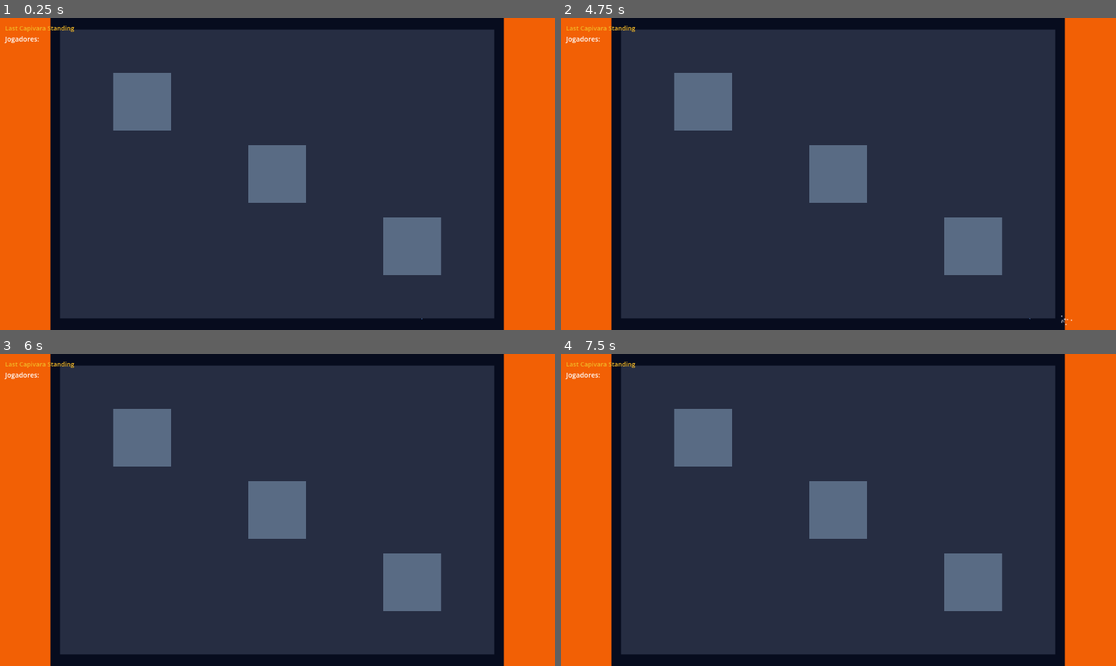
Above: before the commit, frames 1-4 (two rows, left to right).
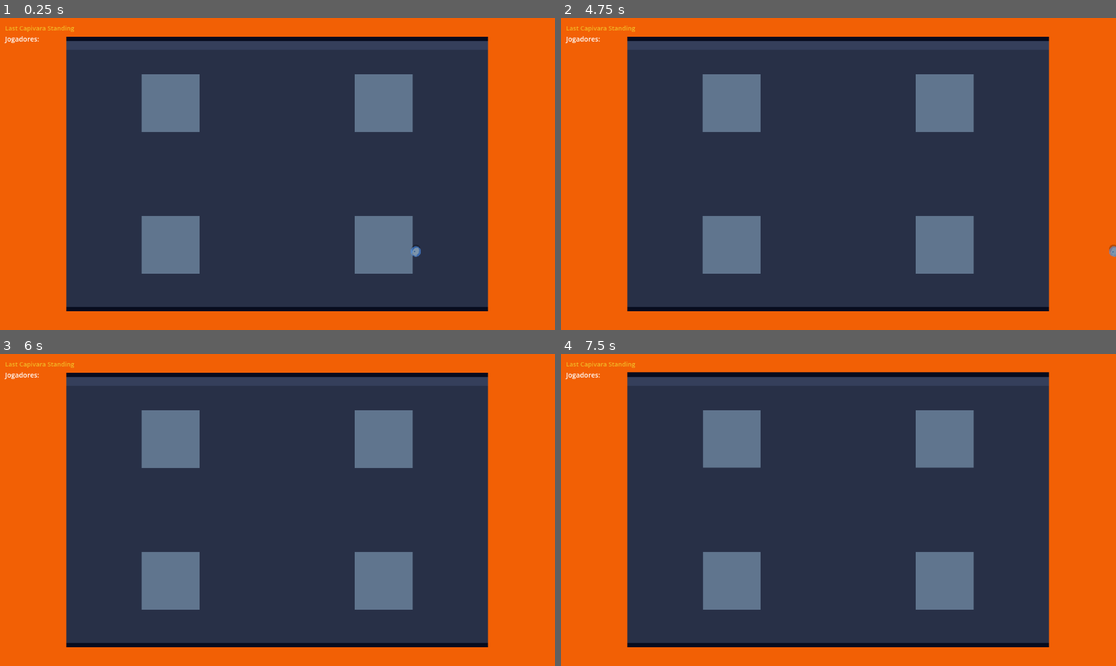
Above: after the commit, the same moments.

Repository: rodrigo-moreira-dev/capibraba
Game: Godot game, scene res://scenes/levels/magnet_arena.tscn
Same seed, same stepped clock (60 frames per second), same inputs: the game is played once before the commit and once after it. This scene is started directly instead of the project's main scene.
Inputs (mouse positions are in pixels of both pictures, inside the frame that each line leads up to):
- Up to frame 1 (0.25 s): no input
- Up to frame 2 (4.75 s): tap Enter at 0.5, 2, 3.5 s; move the mouse to (960, 158) at 0.52 s; hold D (move_right) 0.53-1.28 s; hold E (punch) 0.53-1.28 s; tap Shift (dash) at 0.6, 1.55, 3.05, 4.55 s; tap Space (jump) at 0.77, 1.25, 1.52, 2.75, 3.02, 3.77, 4.25, 4.52 s; move the mouse to (727, 189) at 1.27 s; hold S (move_back) 1.28-2.03 s; tap E (punch) at 1.35, 2.3, 3.8 s; move the mouse to (894, 105) at 2.02 s; hold D (move_right) 2.03-2.78 s; hold F (ability_freeze) 2.03-2.78 s; move the mouse to (810, 236) at 2.77 s; hold W (move_forward) 2.78-3.53 s; tap G (ability_grapple) at 2.85 s; move the mouse to (1005, 220) at 3.52 s; hold V (ability_ground_pound) 3.53-4.28 s; hold A (move_left) from 3.53 s (still down); move the mouse to (672, 127) at 4.27 s; tap B (ability_mine) at 4.35 s
- Up to frame 3 (6 s): move the mouse to (305, 510) at 5.02 s; release A (move_left) at 5.03 s; hold S (move_back) 5.03-5.78 s; hold T (ability_teleport) 5.03-5.78 s; tap E (punch) at 5.3 s; move the mouse to (194, 432) at 5.77 s; hold D (move_right) from 5.78 s (still down); tap Shift (dash) at 5.85 s
- Up to frame 4 (7.5 s): tap Space (jump) at 6.02, 6.77 s; move the mouse to (960, 494) at 6.52 s; release D (move_right) at 6.53 s; hold W (move_forward) 6.53-7.28 s; hold Ctrl (guard) 6.53-7.28 s; tap E (punch) at 6.8, 7.35 s; move the mouse to (727, 525) at 7.27 s; hold D (move_right) from 7.28 s (still down)

The runs differ from the first frame. In frame 1, 29% of the frame differs, in the area x 9-91%, y 0-100%; in frame 2, 29%, in the area x 9-100%, y 0-100%; in frame 3, 29%; in frame 4, 29%.

Commit message:
feat: alterações para 2D topdown

Diff:
--- a/scenes/levels/hellball_topdown.tscn
+++ b/scenes/levels/hellball_topdown.tscn
@@ -27,10 +27,7 @@
 color = Color(0.07, 0.03, 0.02, 1)
 polygon = PackedVector2Array(-900, -600, 900, -600, 900, 600, -900, 600)
 
-[node name="SafePlatform" type="StaticBody2D" parent="."]
-
-[node name="Collision" type="CollisionShape2D" parent="SafePlatform"]
-shape = SubResource("Shape_platform")
+[node name="SafePlatform" type="Node2D" parent="."]
 
 [node name="Visual" type="Polygon2D" parent="SafePlatform"]
 color = Color(0.24, 0.20, 0.17, 1)
--- a/scenes/levels/magnet_arena.tscn
+++ b/scenes/levels/magnet_arena.tscn
@@ -6,68 +6,77 @@
 [ext_resource type="PackedScene" path="res://scenes/ui/pause_menu.tscn"          id="4_pm"]
 [ext_resource type="PackedScene" path="res://scenes/player/magnet_topdown_player.tscn" id="5_mp"]
 
-[sub_resource type="RectangleShape2D" id="Shape_platform"]
-size = Vector2(900, 600)
-
-[sub_resource type="RectangleShape2D" id="Shape_obstacle"]
-size = Vector2(120, 120)
+[sub_resource type="RectangleShape2D" id="Shape_core"]
+size = Vector2(26, 26)
 
 [sub_resource type="RectangleShape2D" id="Shape_lava_top"]
-size = Vector2(1500, 160)
+size = Vector2(460, 32)
 
 [sub_resource type="RectangleShape2D" id="Shape_lava_side"]
-size = Vector2(220, 760)
+size = Vector2(32, 280)
 
 [node name="MagnetArena" type="Node2D"]
 
 [node name="Camera2D" type="Camera2D" parent="."]
+zoom = Vector2(4.6, 4.6)
 script = ExtResource("1_cam")
 
 [node name="Background" type="Polygon2D" parent="."]
 color = Color(0.03, 0.05, 0.12, 1)
-polygon = PackedVector2Array(-900, -600, 900, -600, 900, 600, -900, 600)
+polygon = PackedVector2Array(-260, -160, 260, -160, 260, 160, -260, 160)
 
-[node name="SafePlatform" type="StaticBody2D" parent="."]
-
-[node name="Collision" type="CollisionShape2D" parent="SafePlatform"]
-shape = SubResource("Shape_platform")
+[node name="SafePlatform" type="Node2D" parent="."]
 
 [node name="Visual" type="Polygon2D" parent="SafePlatform"]
-color = Color(0.15, 0.18, 0.26, 1)
-polygon = PackedVector2Array(-450, -300, 450, -300, 450, 300, -450, 300)
+color = Color(0.16, 0.19, 0.28, 1)
+polygon = PackedVector2Array(-95, -60, 95, -60, 95, 60, -95, 60)
+
+[node name="BorderTop" type="Polygon2D" parent="SafePlatform"]
+color = Color(0.21, 0.25, 0.36, 1)
+polygon = PackedVector2Array(-95, -60, 95, -60, 95, -56, -95, -56)
 
 [node name="MetalCore1" type="StaticBody2D" parent="."]
-position = Vector2(-280, -150)
+position = Vector2(-48, -32)
 
 [node name="Collision" type="CollisionShape2D" parent="MetalCore1"]
-shape = SubResource("Shape_obstacle")
+shape = SubResource("Shape_core")
 
 [node name="Visual" type="Polygon2D" parent="MetalCore1"]
-color = Color(0.35, 0.42, 0.52, 1)
-polygon = PackedVector2Array(-60, -60, 60, -60, 60, 60, -60, 60)
+color = Color(0.38, 0.46, 0.56, 1)
+polygon = PackedVector2Array(-13, -13, 13, -13, 13, 13, -13, 13)
 
 [node name="MetalCore2" type="StaticBody2D" parent="."]
-position = Vector2(280, 150)
+position = Vector2(48, 32)
 
 [node name="Collision" type="CollisionShape2D" parent="MetalCore2"]
-shape = SubResource("Shape_obstacle")
+shape = SubResource("Shape_core")
 
 [node name="Visual" type="Polygon2D" parent="MetalCore2"]
-color = Color(0.35, 0.42, 0.52, 1)
-polygon = PackedVector2Array(-60, -60, 60, -60, 60, 60, -60, 60)
+color = Color(0.38, 0.46, 0.56, 1)
+polygon = PackedVector2Array(-13, -13, 13, -13, 13, 13, -13, 13)
 
 [node name="MetalCore3" type="StaticBody2D" parent="."]
-position = Vector2(0, 0)
+position = Vector2(-48, 32)
 
 [node name="Collision" type="CollisionShape2D" parent="MetalCore3"]
-shape = SubResource("Shape_obstacle")
+shape = SubResource("Shape_core")
 
 [node name="Visual" type="Polygon2D" parent="MetalCore3"]
-color = Color(0.35, 0.42, 0.52, 1)
-polygon = PackedVector2Array(-60, -60, 60, -60, 60, 60, -60, 60)
+color = Color(0.38, 0.46, 0.56, 1)
+polygon = PackedVector2Array(-13, -13, 13, -13, 13, 13, -13, 13)
+
+[node name="MetalCore4" type="StaticBody2D" parent="."]
+position = Vector2(48, -32)
+
+[node name="Collision" type="CollisionShape2D" parent="MetalCore4"]
+shape = SubResource("Shape_core")
+
+[node name="Visual" type="Polygon2D" parent="MetalCore4"]
+color = Color(0.38, 0.46, 0.56, 1)
+polygon = PackedVector2Array(-13, -13, 13, -13, 13, 13, -13, 13)
 
 [node name="LavaTop" type="Area2D" parent="."]
-position = Vector2(0, -420)
+position = Vector2(0, -78)
 groups = ["lava_area"]
 
 [node name="Collision" type="CollisionShape2D" parent="LavaTop"]
@@ -75,14 +84,14 @@
 
 [node name="Visual" type="Polygon2D" parent="LavaTop"]
 color = Color(0.95, 0.38, 0.02, 1)
-polygon = PackedVector2Array(-750, -80, 750, -80, 750, 80, -750, 80)
+polygon = PackedVector2Array(-230, -16, 230, -16, 230, 16, -230, 16)
 
 [node name="Glow" type="PointLight2D" parent="LavaTop"]
 energy = 1.8
 color = Color(1, 0.45, 0.05, 1)
 
 [node name="LavaBottom" type="Area2D" parent="."]
-position = Vector2(0, 420)
+position = Vector2(0, 78)
 groups = ["lava_area"]
 
 [node name="Collision" type="CollisionShape2D" parent="LavaBottom"]
@@ -90,10 +99,10 @@
 
 [node name="Visual" type="Polygon2D" parent="LavaBottom"]
 color = Color(0.95, 0.38, 0.02, 1)
-polygon = PackedVector2Array(-750, -80, 750, -80, 750, 80, -750, 80)
+polygon = PackedVector2Array(-230, -16, 230, -16, 230, 16, -230, 16)
 
 [node name="LavaLeft" type="Area2D" parent="."]
-position = Vector2(-580, 0)
+position = Vector2(-111, 0)
 groups = ["lava_area"]
 
 [node name="Collision" type="CollisionShape2D" parent="LavaLeft"]
@@ -101,10 +110,10 @@
 
 [node name="Visual" type="Polygon2D" parent="LavaLeft"]
 color = Color(0.95, 0.38, 0.02, 1)
-polygon = PackedVector2Array(-110, -380, 110, -380, 110, 380, -110, 380)
+polygon = PackedVector2Array(-16, -140, 16, -140, 16, 140, -16, 140)
 
 [node name="LavaRight" type="Area2D" parent="."]
-position = Vector2(580, 0)
+position = Vector2(111, 0)
 groups = ["lava_area"]
 
 [node name="Collision" type="CollisionShape2D" parent="LavaRight"]
@@ -112,21 +121,21 @@
 
 [node name="Visual" type="Polygon2D" parent="LavaRight"]
 color = Color(0.95, 0.38, 0.02, 1)
-polygon = PackedVector2Array(-110, -380, 110, -380, 110, 380, -110, 380)
+polygon = PackedVector2Array(-16, -140, 16, -140, 16, 140, -16, 140)
 
 [node name="SpawnPoints" type="Node2D" parent="."]
 
 [node name="Spawn1" type="Marker2D" parent="SpawnPoints"]
-position = Vector2(300, 180)
+position = Vector2(60, 35)
 
 [node name="Spawn2" type="Marker2D" parent="SpawnPoints"]
-position = Vector2(-300, 180)
+position = Vector2(-60, 35)
 
 [node name="Spawn3" type="Marker2D" parent="SpawnPoints"]
-position = Vector2(300, -180)
+position = Vector2(60, -35)
 
 [node name="Spawn4" type="Marker2D" parent="SpawnPoints"]
-position = Vector2(-300, -180)
+position = Vector2(-60, -35)
 
 [node name="Players" type="Node2D" parent="."]
 
--- a/scenes/levels/sword_arena.tscn
+++ b/scenes/levels/sword_arena.tscn
@@ -6,78 +6,77 @@
 [ext_resource type="PackedScene" path="res://scenes/ui/pause_menu.tscn"          id="4_pm"]
 [ext_resource type="PackedScene" path="res://scenes/player/sword_topdown_player.tscn" id="5_sp"]
 
-[sub_resource type="RectangleShape2D" id="Shape_platform"]
-size = Vector2(900, 600)
-
 [sub_resource type="RectangleShape2D" id="Shape_pillar"]
-size = Vector2(70, 70)
+size = Vector2(22, 22)
 
 [sub_resource type="RectangleShape2D" id="Shape_lava_top"]
-size = Vector2(1500, 160)
+size = Vector2(460, 32)
 
 [sub_resource type="RectangleShape2D" id="Shape_lava_side"]
-size = Vector2(220, 760)
+size = Vector2(32, 280)
 
 [node name="SwordArena" type="Node2D"]
 
 [node name="Camera2D" type="Camera2D" parent="."]
+zoom = Vector2(4.6, 4.6)
 script = ExtResource("1_cam")
 
 [node name="Background" type="Polygon2D" parent="."]
 color = Color(0.10, 0.02, 0.02, 1)
-polygon = PackedVector2Array(-900, -600, 900, -600, 900, 600, -900, 600)
+polygon = PackedVector2Array(-260, -160, 260, -160, 260, 160, -260, 160)
 
-[node name="SafePlatform" type="StaticBody2D" parent="."]
-
-[node name="Collision" type="CollisionShape2D" parent="SafePlatform"]
-shape = SubResource("Shape_platform")
+[node name="SafePlatform" type="Node2D" parent="."]
 
 [node name="Visual" type="Polygon2D" parent="SafePlatform"]
-color = Color(0.22, 0.16, 0.13, 1)
-polygon = PackedVector2Array(-450, -300, 450, -300, 450, 300, -450, 300)
+color = Color(0.24, 0.17, 0.14, 1)
+polygon = PackedVector2Array(-95, -60, 95, -60, 95, 60, -95, 60)
+
+[node name="BorderTop" type="Polygon2D" parent="SafePlatform"]
+color = Color(0.30, 0.22, 0.18, 1)
+polygon = PackedVector2Array(-95, -60, 95, -60, 95, -56, -95, -56)
 
 [node name="Pillar1" type="StaticBody2D" parent="."]
-position = Vector2(-280, -150)
+position = Vector2(-48, -32)
 
 [node name="Collision" type="CollisionShape2D" parent="Pillar1"]
 shape = SubResource("Shape_pillar")
 
 [node name="Visual" type="Polygon2D" parent="Pillar1"]
-color = Color(0.30, 0.24, 0.20, 1)
-polygon = PackedVector2Array(-35, -35, 35, -35, 35, 35, -35, 35)
+color = Color(0.34, 0.27, 0.22, 1)
+polygon = PackedVector2Array(-11, -11, 11, -11, 11, 11, -11, 11)
 
 [node name="Pillar2" type="StaticBody2D" parent="."]
-position = Vector2(280, 150)
+position = Vector2(48, 32)
 
 [node name="Collision" type="CollisionShape2D" parent="Pillar2"]
 shape = SubResource("Shape_pillar")
 
 [node name="Visual" type="Polygon2D" parent="Pillar2"]
-color = Color(0.30, 0.24, 0.20, 1)
-polygon = PackedVector2Array(-35, -35, 35, -35, 35, 35, -35, 35)
+color = Color(0.34, 0.27, 0.22, 1)
+polygon = PackedVector2Array(-11, -11, 11, -11, 11, 11, -11, 11)
 
 [node name="Pillar3" type="StaticBody2D" parent="."]
-position = Vector2(-280, 150)
+position = Vector2(-48, 32)
 
 [node name="Collision" type="CollisionShape2D" parent="Pillar3"]
 shape = SubResource("Shape_pillar")
 
 [node name="Visual" type="Polygon2D" parent="Pillar3"]
-color = Color(0.30, 0.24, 0.20, 1)
-polygon = PackedVector2Array(-35, -35, 35, -35, 35, 35, -35, 35)
+color = Color(0.34, 0.27, 0.22, 1)
+polygon = PackedVector2Array(-11, -11, 11, -11, 11, 11, -11, 11)
 
 [node name="Pillar4" type="StaticBody2D" parent="."]
-position = Vector2(280, -150)
+position = Vector2(48, -32)
 
 [node name="Collision" type="CollisionShape2D" parent="Pillar4"]
 shape = SubResource("Shape_pillar")
 
 [node name="Visual" type="Polygon2D" parent="Pillar4"]
-color = Color(0.30, 0.24, 0.20, 1)
-polygon = PackedVector2Array(-35, -35, 35, -35, 35, 35, -35, 35)
+color = Color(0.34, 0.27, 0.22, 1)
+polygon = PackedVector2Array(-11, -11, 11, -11, 11, 11, -11, 11)
 
 [node name="LavaTop" type="Area2D" parent="."]
-position = Vector2(0, -420)
+position = Vector2(0, -78)
 groups = ["lava_area"]
 
 [node name="Collision" type="CollisionShape2D" parent="LavaTop"]
@@ -85,14 +84,14 @@
 
 [node name="Visual" type="Polygon2D" parent="LavaTop"]
 color = Color(0.95, 0.38, 0.02, 1)
-polygon = PackedVector2Array(-750, -80, 750, -80, 750, 80, -750, 80)
+polygon = PackedVector2Array(-230, -16, 230, -16, 230, 16, -230, 16)
 
 [node name="Glow" type="PointLight2D" parent="LavaTop"]
 energy = 1.8
 color = Color(1, 0.45, 0.05, 1)
 
 [node name="LavaBottom" type="Area2D" parent="."]
-position = Vector2(0, 420)
+position = Vector2(0, 78)
 groups = ["lava_area"]
 
 [node name="Collision" type="CollisionShape2D" parent="LavaBottom"]
@@ -100,10 +99,10 @@
 
 [node name="Visual" type="Polygon2D" parent="LavaBottom"]
 color = Color(0.95, 0.38, 0.02, 1)
-polygon = PackedVector2Array(-750, -80, 750, -80, 750, 80, -750, 80)
+polygon = PackedVector2Array(-230, -16, 230, -16, 230, 16, -230, 16)
 
 [node name="LavaLeft" type="Area2D" parent="."]
-position = Vector2(-580, 0)
+position = Vector2(-111, 0)
 groups = ["lava_area"]
 
 [node name="Collision" type="CollisionShape2D" parent="LavaLeft"]
@@ -111,10 +110,10 @@
 
 [node name="Visual" type="Polygon2D" parent="LavaLeft"]
 color = Color(0.95, 0.38, 0.02, 1)
-polygon = PackedVector2Array(-110, -380, 110, -380, 110, 380, -110, 380)
+polygon = PackedVector2Array(-16, -140, 16, -140, 16, 140, -16, 140)
 
 [node name="LavaRight" type="Area2D" parent="."]
-position = Vector2(580, 0)
+position = Vector2(111, 0)
 groups = ["lava_area"]
 
 [node name="Collision" type="CollisionShape2D" parent="LavaRight"]
@@ -122,21 +121,21 @@
 
 [node name="Visual" type="Polygon2D" parent="LavaRight"]
 color = Color(0.95, 0.38, 0.02, 1)
-polygon = PackedVector2Array(-110, -380, 110, -380, 110, 380, -110, 380)
+polygon = PackedVector2Array(-16, -140, 16, -140, 16, 140, -16, 140)
 
 [node name="SpawnPoints" type="Node2D" parent="."]
 
 [node name="Spawn1" type="Marker2D" parent="SpawnPoints"]
-position = Vector2(300, 180)
+position = Vector2(60, 35)
 
 [node name="Spawn2" type="Marker2D" parent="SpawnPoints"]
-position = Vector2(-300, 180)
+position = Vector2(-60, 35)
 
 [node name="Spawn3" type="Marker2D" parent="SpawnPoints"]
-position = Vector2(300, -180)
+position = Vector2(60, -35)
 
 [node name="Spawn4" type="Marker2D" parent="SpawnPoints"]
-position = Vector2(-300, -180)
+position = Vector2(-60, -35)
 
 [node name="Players" type="Node2D" parent="."]
 
--- a/scenes/player/electro_projectile_2d.tscn
+++ b/scenes/player/electro_projectile_2d.tscn
@@ -3,7 +3,7 @@
 [ext_resource type="Script" path="res://scripts/player/electro_projectile_2d.gd" id="1_ep"]
 
 [sub_resource type="CircleShape2D" id="CircleShape2D_ep"]
-radius = 0.4
+radius = 0.9
 
 [node name="ElectroProjectile2D" type="Area2D"]
 script = ExtResource("1_ep")
--- a/scenes/player/magnet_topdown_player.tscn
+++ b/scenes/player/magnet_topdown_player.tscn
@@ -3,7 +3,7 @@
 [ext_resource type="Script" path="res://scripts/player/magnet_topdown_player.gd" id="1_mp"]
 
 [sub_resource type="CircleShape2D" id="CircleShape2D_mp"]
-radius = 0.7
+radius = 1.5
 
 [sub_resource type="SceneReplicationConfig" id="ReplicationConfig_mp"]
 properties/0/path = NodePath(".:position")
--- a/scenes/player/sword_topdown_player.tscn
+++ b/scenes/player/sword_topdown_player.tscn
@@ -3,7 +3,7 @@
 [ext_resource type="Script" path="res://scripts/player/sword_topdown_player.gd" id="1_sp"]
 
 [sub_resource type="CircleShape2D" id="CircleShape2D_sp"]
-radius = 0.7
+radius = 1.5
 
 [sub_resource type="SceneReplicationConfig" id="ReplicationConfig_sp"]
 properties/0/path = NodePath(".:position")
--- a/scripts/game/sword_manager_2d.gd
+++ b/scripts/game/sword_manager_2d.gd
@@ -10,7 +10,7 @@
 ## A morte é decidida no fim da janela ativa para dar tempo ao parry simultâneo.
 
 const SWORD_ACTIVE  := 0.12   # precisa bater com SwordTopdownPlayer.SWORD_ACTIVE
-const SWORD_RANGE   := 60.0
+const SWORD_RANGE   := 12.0
 const SWORD_ARC_DEG := 100.0
 const PARRY_PUSH    := 260.0
 
--- a/scripts/player/arena_topdown_player_base.gd
+++ b/scripts/player/arena_topdown_player_base.gd
@@ -9,12 +9,15 @@
 ##   - _on_item_input(event): entrada do item (chamado só na autoridade)
 ## Herda as ações básicas (Punch, Guard, Dash) da HellballPlayer2DBase.
 
-const SPEED := 175.0
-const ACCEL := 1200.0
+## Escala 2D dos minigames topdown novos: jogador bem visível na arena.
+const VISUAL_SCALE := 2.5
+
+const SPEED := 130.0
+const ACCEL := 1000.0
 const LAVA_CENTER_PUSH := 540.0
 
 ## Dash (parâmetros configuráveis - a subclasse pode ajustar, ex.: Bota)
-var dash_speed      := 430.0
+var dash_speed      := 280.0
 var dash_time       := 0.16
 var dash_cd_time    := 0.6
 var dash_iframe_time := 0.0
@@ -24,6 +27,35 @@
 var _dash_cd     := 0.0
 var _dash_dir    := Vector2.ZERO
 var dashing      := false  # replicado: usado p/ i-frames (ex.: bota de dash)
+
+var _shadow: Polygon2D
+
+
+func _ready() -> void:
+	# Ações básicas na escala dos minigames topdown (Punch perto do corpo)
+	punch_range = 12.0
+	punch_force = 240.0
+	super._ready()
+
+
+func _build_visual() -> void:
+	super._build_visual()
+	# Sombra sutil (ajuda a "aterrar" o personagem no topdown)
+	_shadow = Polygon2D.new()
+	_shadow.polygon = _circle_polygon(0.8)
+	_shadow.color = Color(0.0, 0.0, 0.0, 0.25)
+	_shadow.position = Vector2(0.25, 0.4)
+	_visual.add_child(_shadow)
+	_visual.move_child(_shadow, 0)
+	# Nome acima da cabeça (escala maior)
+	if is_instance_valid(_name_label):
+		_name_label.position = Vector2(0, -4.2)
+
+
+func _update_visual(delta: float) -> void:
+	# Aplica a escala visual maior do topdown (além do squash & stretch)
+	_base_scale = Vector2.ONE * VISUAL_SCALE
+	super._update_visual(delta)
 
 
 func _physics_process(delta: float) -> void:
--- a/scripts/player/electro_projectile_2d.gd
+++ b/scripts/player/electro_projectile_2d.gd
@@ -6,7 +6,7 @@
 ## REFLETIDO de volta ao atirador com o polo invertido (fica útil contra ele).
 ## O projétil é LOCAL a quem disparou; o efeito é transmitido por RPC (padrão).
 
-const SPEED    := 340.0
+const SPEED    := 260.0
 const LIFETIME := 1.6
 
 var direction    := Vector2.RIGHT
@@ -48,11 +48,11 @@
 	_visual.name = "Visual"
 	add_child(_visual)
 	_glow = Polygon2D.new()
-	_glow.polygon = _circle_polygon(0.5)
+	_glow.polygon = _circle_polygon(1.3)
 	_glow.color = Color(0.4, 0.8, 1.0, 0.30)
 	_visual.add_child(_glow)
 	_core = Polygon2D.new()
-	_core.polygon = _circle_polygon(0.28)
+	_core.polygon = _circle_polygon(0.9)
 	_core.color = _pole_color()
 	_visual.add_child(_core)
 
--- a/scripts/player/hellball_player_2d_base.gd
+++ b/scripts/player/hellball_player_2d_base.gd
@@ -30,8 +30,8 @@
 const TELEPORT_COOLDOWN := 0.4
 
 ## Ações básicas
-const PUNCH_RANGE    := 44.0
-const PUNCH_FORCE    := 280.0
+var punch_range     := 44.0   # var p/ permitir escala diferente (ex.: topdown novo)
+var punch_force     := 280.0
 const PUNCH_COOLDOWN := 0.4
 const PUNCH_WINDUP   := 0.08
 const GUARD_KNOCKBACK_REDUCTION := 0.2
@@ -165,9 +165,9 @@
 	if not is_inside_tree():
 		return
 	var dir := _aim_direction()
-	_broadcast_punch_2d.rpc(global_position, dir, get_multiplayer_authority(), PUNCH_FORCE)
+	_broadcast_punch_2d.rpc(global_position, dir, get_multiplayer_authority(), punch_force)
 	SfxBus.play("punch_hit")
-	_spawn_burst_2d(global_position + dir * PUNCH_RANGE * 0.8, Color(1.0, 0.85, 0.4, 0.9), 10, 0.25, 90.0)
+	_spawn_burst_2d(global_position + dir * punch_range * 0.8, Color(1.0, 0.85, 0.4, 0.9), 10, 0.25, 90.0)
 	_shake_2d(0.2, 0.1)
 
 
@@ -184,11 +184,11 @@
 			continue
 		var to := p.global_position - pos
 		var dist := to.length()
-		if dist > PUNCH_RANGE:
+		if dist > punch_range:
 			continue
 		if to.normalized().dot(dir.normalized()) < 0.3:
 			continue
-		var push := dir * force * (1.0 - dist / PUNCH_RANGE)
+		var push := dir * force * (1.0 - dist / punch_range)
 		if p.get("guarding"):
 			push *= GUARD_KNOCKBACK_REDUCTION
 			SfxBus.play("guard_block")
--- a/scripts/player/magnet_topdown_player.gd
+++ b/scripts/player/magnet_topdown_player.gd
@@ -14,16 +14,16 @@
 const ELECTRO_SCENE := preload("res://scenes/player/electro_projectile_2d.tscn")
 
 ## Ímã
-const FIELD_RADIUS   := 150.0
+const FIELD_RADIUS   := 45.0
 const CHARGE_TIME    := 1.0
 ## Força do campo por frame (aplicada em cada physics frame na vítima; o
-## movimento dela "consome" ~20/frame, então ~26/frame vira um arrasto suave).
-const FIELD_STRENGTH := 26.0
+## movimento dela "consome" ~16/frame, então ~20/frame vira um arrasto suave).
+const FIELD_STRENGTH := 20.0
 const POLE_CD        := 0.25
 const FIELD_CD       := 0.4
-const PROJECTILE_SPEED := 340.0
-const HIT_RADIUS     := 130.0
-const HIT_FORCE      := 420.0
+const PROJECTILE_SPEED := 260.0
+const HIT_RADIUS     := 40.0
+const HIT_FORCE      := 360.0
 
 ## Escudo magnético
 const SHIELD_RADIUS_UP := 1.05   # escala do visual do escudo ao erguer
--- a/scripts/player/sword_topdown_player.gd
+++ b/scripts/player/sword_topdown_player.gd
@@ -15,12 +15,12 @@
 const SWORD_WINDUP   := 0.08
 const SWORD_ACTIVE   := 0.12
 const SWORD_RECOVERY := 0.30
-const SWORD_RANGE    := 60.0
+const SWORD_RANGE    := 12.0
 const SWORD_ARC_DEG  := 100.0
 const SWORD_CD       := 0.5
 
 ## Bota de Dash (ajusta os parâmetros da base)
-const BOOT_DASH_SPEED := 520.0
+const BOOT_DASH_SPEED := 340.0
 const BOOT_DASH_TIME  := 0.18
 const BOOT_DASH_CD    := 0.15
 const BOOT_IFRAMES    := 0.20
@@ -135,8 +135,8 @@
 func _build_sword_visual() -> void:
 	_blade = Polygon2D.new()
 	_blade.polygon = PackedVector2Array([
-		Vector2(0.0, -0.06), Vector2(1.05, -0.06),
-		Vector2(1.05, 0.06), Vector2(0.0, 0.06),
+		Vector2(0.0, -0.09), Vector2(4.8, -0.09),
+		Vector2(4.8, 0.09), Vector2(0.0, 0.09),
 	])
 	_blade.color = Color(0.85, 0.92, 1.0)
 	_blade.visible = false
@@ -144,8 +144,8 @@
 
 	_blade_glow = Polygon2D.new()
 	_blade_glow.polygon = PackedVector2Array([
-		Vector2(-0.10, -0.16), Vector2(1.15, -0.16),
-		Vector2(1.15, 0.16), Vector2(-0.10, 0.16),
+		Vector2(-0.10, -0.18), Vector2(5.0, -0.18),
+		Vector2(5.0, 0.18), Vector2(-0.10, 0.18),
 	])
 	_blade_glow.color = Color(0.60, 0.90, 1.0, 0.25)
 	_blade_glow.visible = false
Not shown, removed: _test_load_minigames.gd.uid
